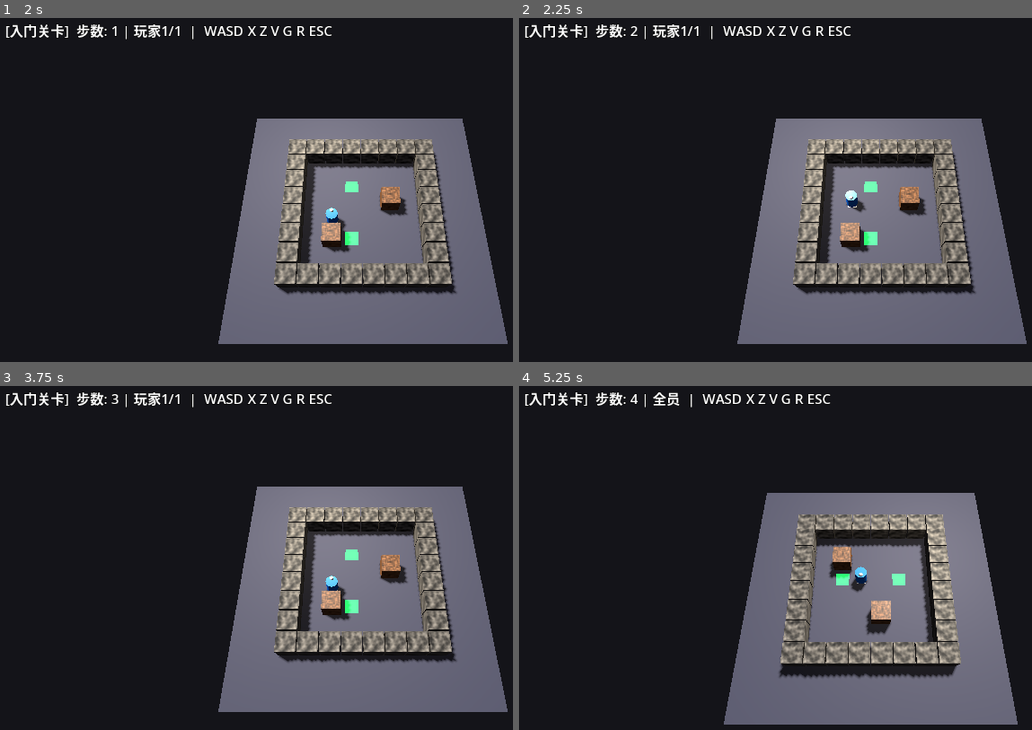
Above: before the commit, frames 1-4 (two rows, left to right).
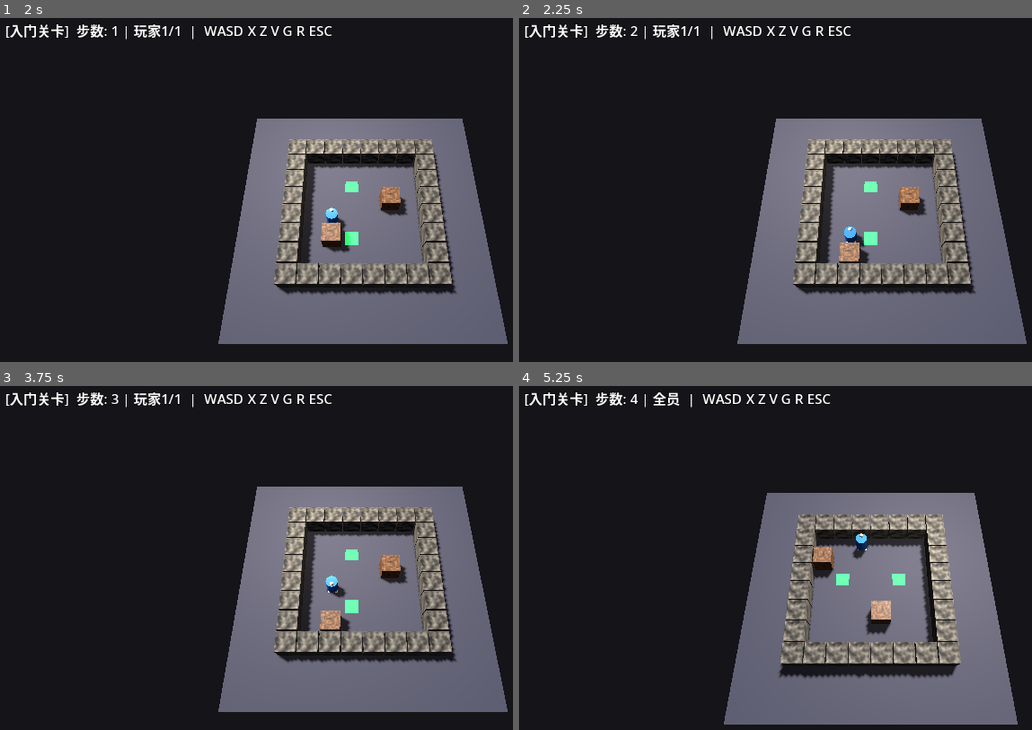
Above: after the commit, the same moments.

Repository: Kevin114514/GodotSokoban
Game: Godot game, scene res://LevelSelect.tscn
The game is run twice, just before and just after one commit, with the same random seed, the same clock (stepped at 60 frames per second) and the same inputs.
Inputs (mouse positions are in pixels of both pictures, inside the frame that each line leads up to):
- Up to frame 1 (2 s): click (353, 145) at 0.52 s; tap Enter at 1.25 s; hold D from 1.28 s (still down); tap R at 1.35 s
- Up to frame 2 (2.25 s): tap Space at 2 s; release D at 2.03 s; hold S from 2.03 s (still down); tap X at 2.1 s
- Up to frame 3 (3.75 s): tap Enter at 2.75 s; release S at 2.78 s; hold D 2.78-3.53 s; tap Z at 2.85 s; tap Space at 3.5 s; hold W from 3.53 s (still down); tap V at 3.6 s
- Up to frame 4 (5.25 s): tap Enter at 4.25 s; release W at 4.28 s; hold A from 4.28 s (still down); tap G at 4.35 s; tap Space at 5 s; tap R at 5.1 s

Frame 1 is identical in both runs. In frame 2, 0.8% of the frame differs, in the area x 62-69%, y 50-73%; in frame 3, 0.6%; in frame 4, 1.0%, in the area x 57-68%, y 42-61%.

Commit message:
fix: WASD 跟随摄像机旋转方向

Diff:
--- a/Main.gd
+++ b/Main.gd
@@ -841,9 +841,9 @@
 
 	var dx := 0
 	var dy := 0
-	# WASD 随摄像头朝向，方向键始终绝对方向
-	var fwd := Vector3(sin(_cam_angle), 0, -cos(_cam_angle))
-	var right := Vector3(cos(_cam_angle), 0, sin(_cam_angle))
+	# WASD 随摄像头朝向：W=屏幕上方，A/D=屏幕左右；方向键始终绝对方向
+	var fwd := Vector3(-sin(_cam_angle), 0, -cos(_cam_angle))
+	var right := Vector3(cos(_cam_angle), 0, -sin(_cam_angle))
 	match key.keycode:
 		KEY_W:
 			var gd := _cam_to_grid(fwd)
